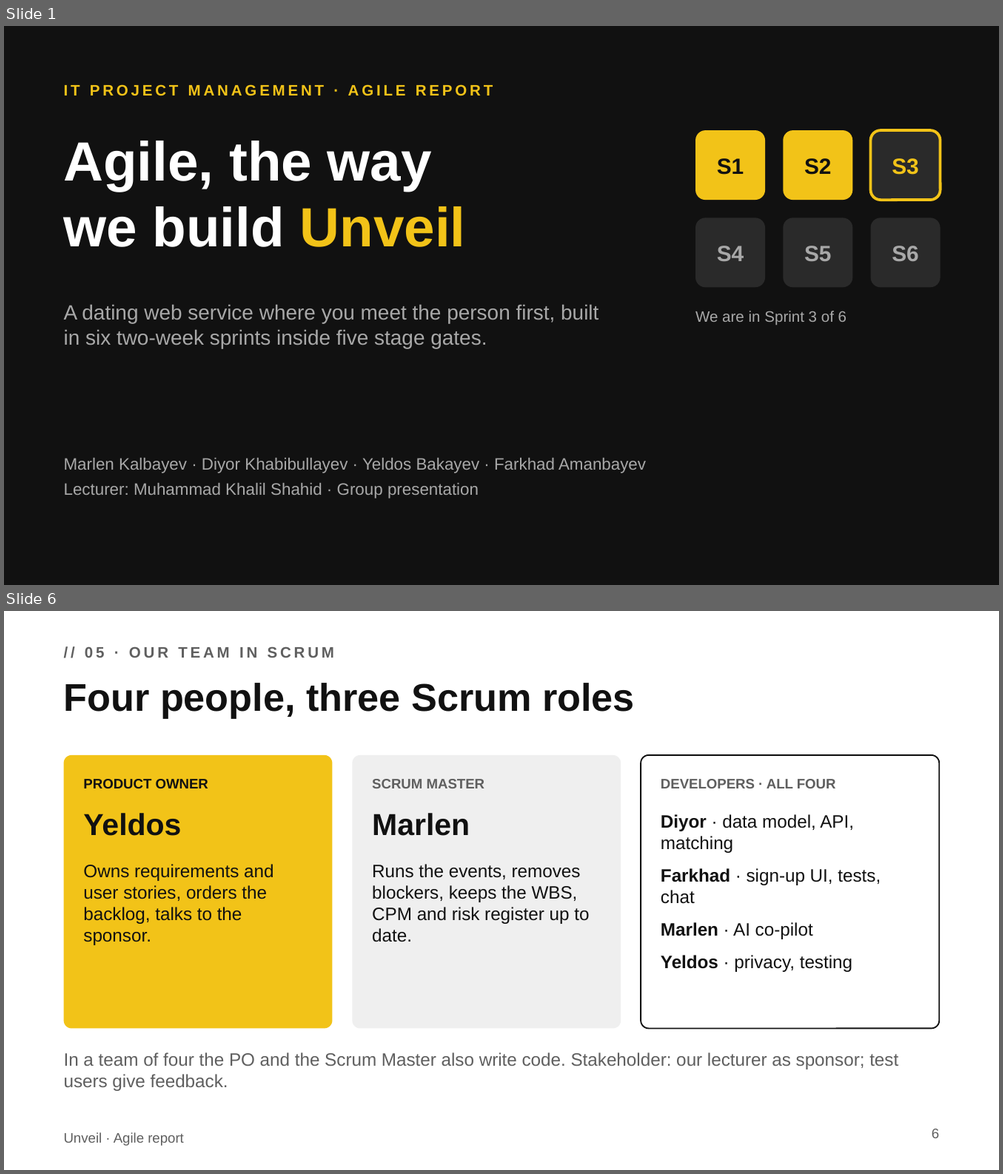
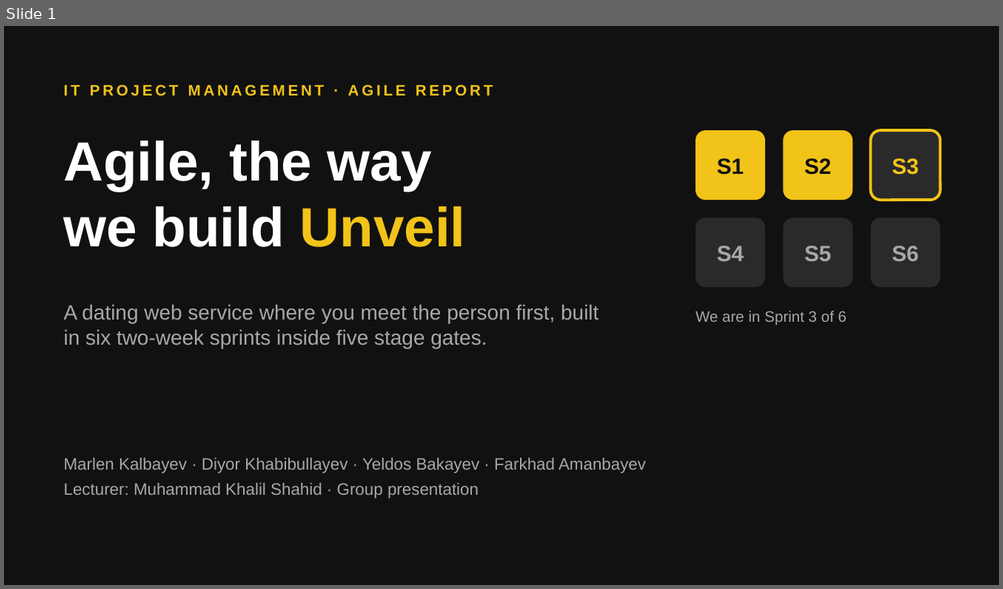
Before and after one commit to arrietta/Clodus, a slide deck: Unveil_Agile_Presentation.pptx. Shown one above the other, each under a label of ours: slides 1 and 6 before the commit, slide 1 after it; the slides between them are not shown. The pictures are 1003x1174 and 1003x589 pixels, drawn with LibreOffice and Linux fonts; fonts in the diff are those of the drawing. Boxes give left, top, right and bottom in pixels: in the first picture for what was removed or moved away, otherwise in the second. Text is boxed around its words. In the diff, an @@ line names an element or a change of style, - is before the commit and + after.

```diff
--- a/Unveil_Agile_Presentation.pptx
+++ b/Unveil_Agile_Presentation.pptx
@@ slide 6 removed at box(4, 611, 999, 1170), background #FFFFFF @@
@@ text removed at box(85, 647, 334, 658) @@
-// 05 · OUR TEAM IN SCRUM
@@ title removed at box(64, 683, 634, 718) @@
-Four people, three Scrum roles
@@ rounded rectangle removed at box(64, 755, 333, 1028) @@
@@ rounded rectangle removed at box(352, 755, 620, 1028) @@
@@ rounded rectangle removed at box(640, 755, 939, 1028) @@
@@ text removed at box(83, 779, 208, 789) @@
-PRODUCT OWNER
@@ text removed at box(372, 779, 485, 789) @@
-SCRUM MASTER
@@ text removed at box(660, 779, 836, 789) @@
-DEVELOPERS · ALL FOUR
@@ text removed at box(83, 813, 181, 836) @@
-Yeldos
@@ text removed at box(372, 813, 469, 836) @@
-Marlen
@@ text removed at box(660, 815, 880, 972) @@
-Diyor · data model, API, matching
-Farkhad · sign-up UI, tests, chat
-Marlen · AI co-pilot
-Yeldos · privacy, testing
@@ text removed at box(83, 864, 273, 945) @@
-Owns requirements and user stories, orders the backlog, talks to the sponsor.
@@ text removed at box(372, 864, 589, 943) @@
-Runs the events, removes blockers, keeps the WBS, CPM and risk register up to date.
@@ text removed at box(64, 1053, 898, 1091) @@
-In a team of four the PO and the Scrum Master also write code. Stakeholder: our lecturer as sponsor; test users give feedback.
@@ text removed at box(64, 1133, 184, 1146) @@
-Unveil · Agile report
@@ page number removed at box(931, 1129, 939, 1139) @@
-6
```
Also in this commit, not shown: 9 slides changed, 1 slide added, 3 other slides removed, 6 other files.
